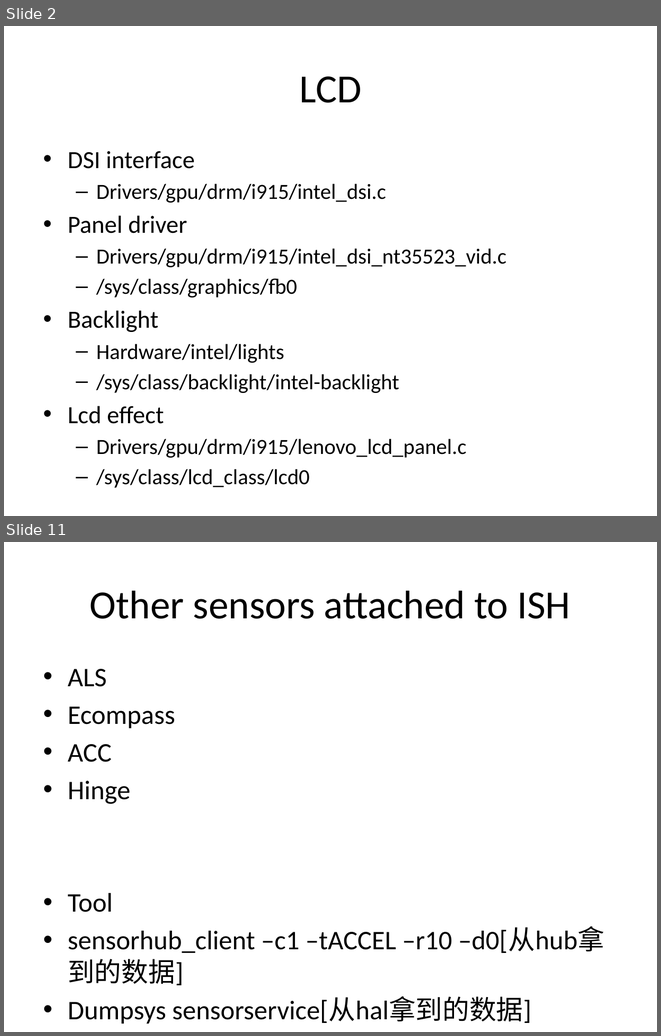
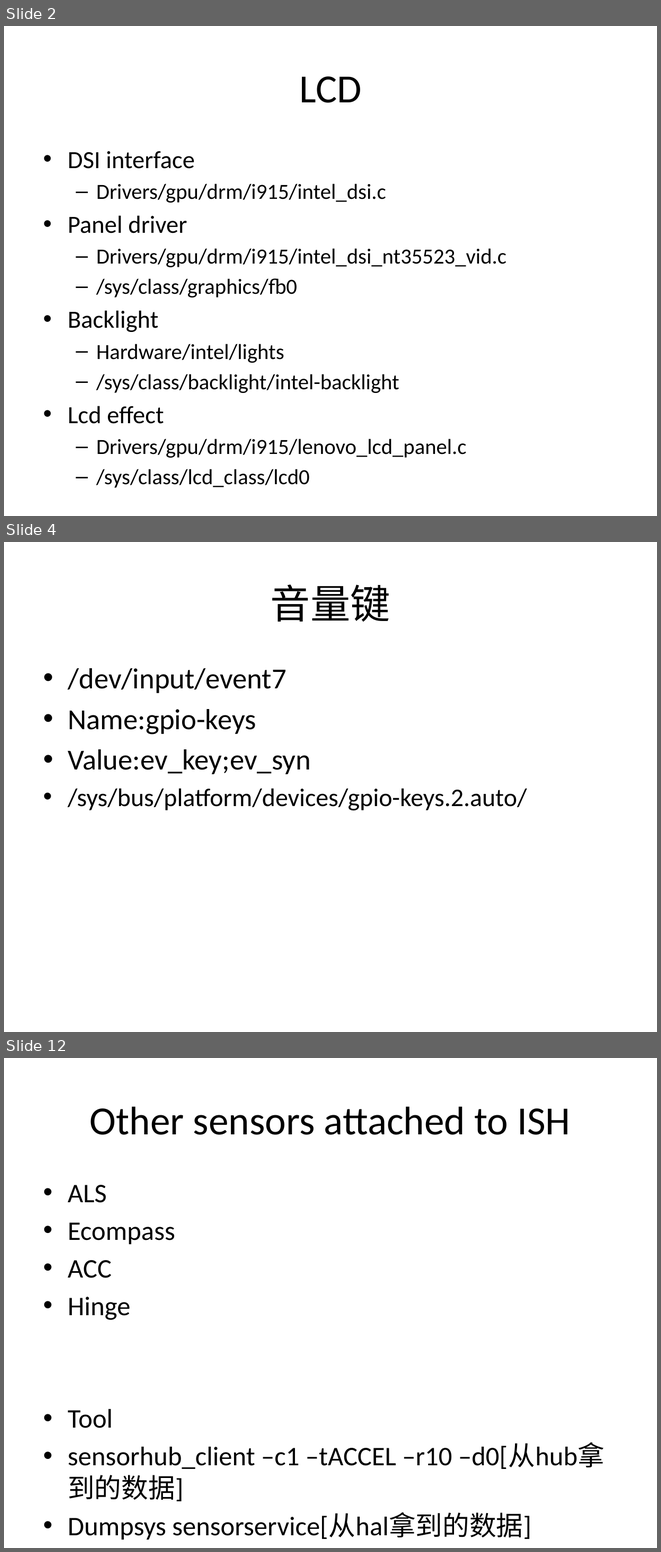
Before and after one commit to mazelinux/LENOVO, a slide deck: doc/Yeti_device_driver_list.pptx. Shown one above the other, each under a label of ours: slides 2 and 11 before the commit, slides 2, 4 and 12 after it; the slides between them are not shown. The pictures are 661x1036 and 661x1552 pixels, drawn with LibreOffice and Linux fonts; fonts in the diff are those of the drawing. Boxes give left, top, right and bottom in pixels: in the first picture for what was removed or moved away, otherwise in the second. Text is boxed around its words. In the diff, an @@ line names an element or a change of style, - is before the commit and + after.

Commit message:
add inputsubsys

```diff
--- a/doc/Yeti_device_driver_list.pptx
+++ b/doc/Yeti_device_driver_list.pptx
@@ slide 4 added at <box>4,542,657,1032</box>, background #FFFFFF @@
@@ title added at <box>271,584,390,622</box>, 44 pt, text #000000 @@
+音量键
@@ text added at <box>68,668,527,811</box>, 32 pt, text #000000 @@
+• /dev/input/event7
+• Name:gpio-keys
+• Value:ev_key;ev_syn
+  • /sys/bus/platform/devices/gpio-keys.2.auto/
@@ what was slide 11 is now slide 12 @@
```
Also in this commit, not shown: 9 slides changed, 1 other slide added, 1 other file.
